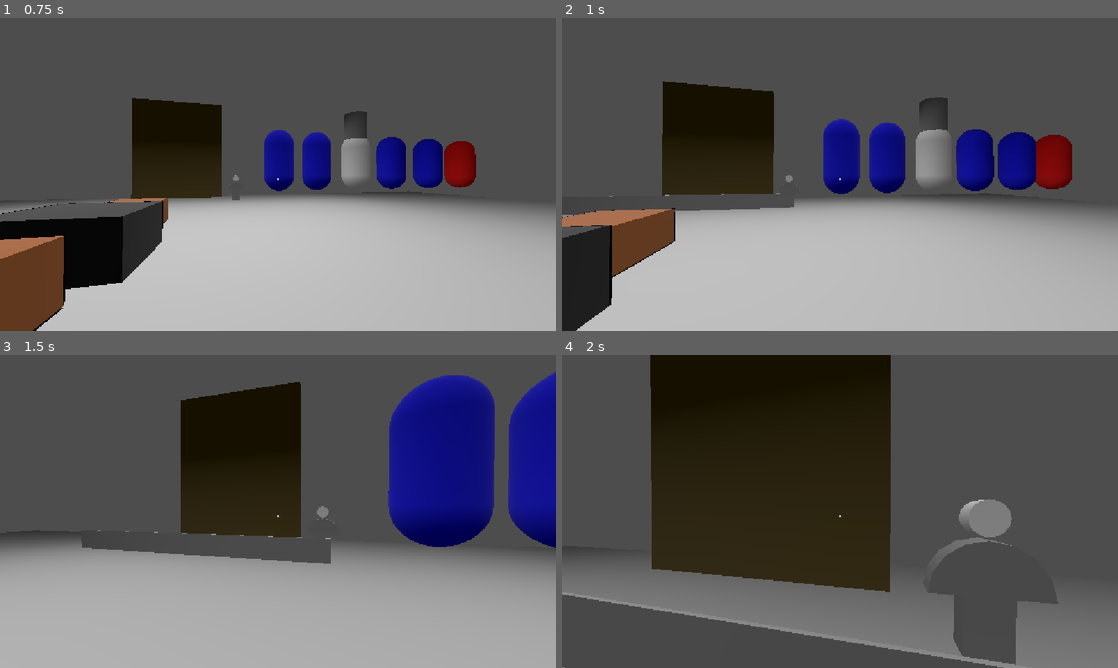
Above: before the commit, frames 1-4 (two rows, left to right).
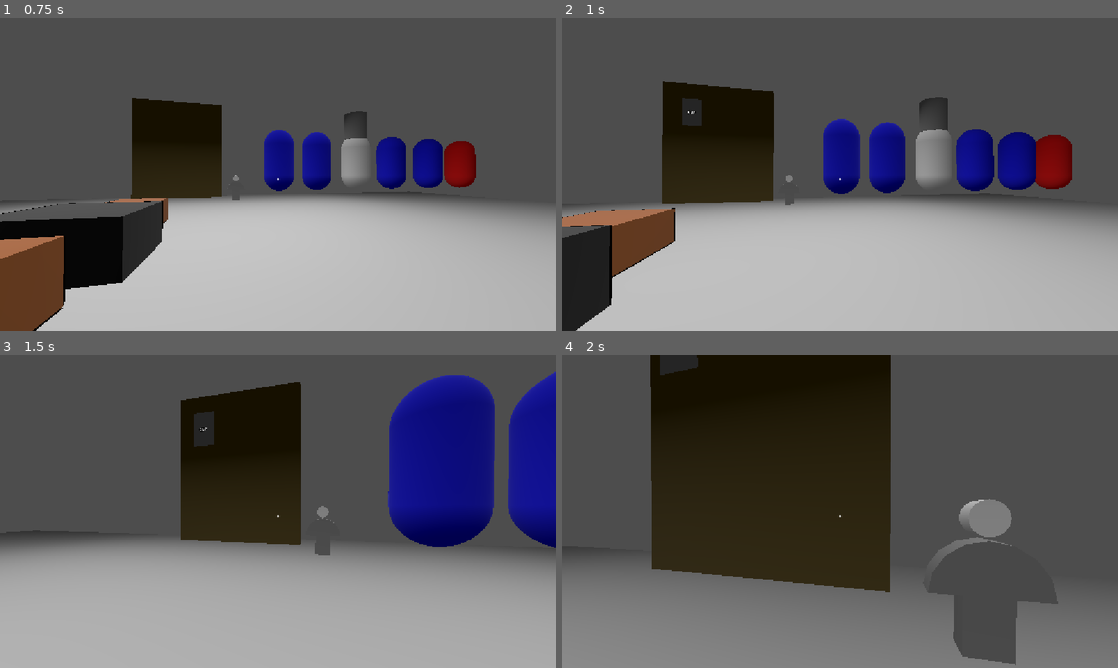
Above: after the commit, the same moments.

Repository: AlexLietha/Slacker
Game: Godot game, scene res://Scenes/test.tscn
Same seed, same stepped clock (60 frames per second), same inputs: the game is played once before the commit and once after it.
Inputs (mouse positions are in pixels of both pictures, inside the frame that each line leads up to):
- Up to frame 1 (0.75 s): tap Enter (ui_accept) at 0.5 s; move the mouse to (305, 174) at 0.52 s; hold W (moveForward) from 0.53 s (still down); right-click (305, 174) at 0.6 s
- Up to frame 2 (1 s): keep holding W (moveForward); tap Enter (ui_accept) at 0.77 s
- Up to frame 3 (1.5 s): keep holding W (moveForward); move the mouse to (250, 511) at 1.27 s; tap E (interact) at 1.35 s
- Up to frame 4 (2 s): keep holding W (moveForward); tap Enter (ui_accept) at 1.52 s

Frame 1 is identical in both runs. In frame 2, 1.6% of the frame differs, in the area x 0-42%, y 25-63%; in frame 3, 2.8%; in frame 4, 9.8%, in the area x 0-80%, y 0-100%.
Error before the commit: Invalid assignment of property or key 'text' with value of type 'String' on a base object of type 'Nil'. (res://Scripts/order_ticket.gd:20)

Commit message:
Ticket spawning and deleting work

Diff:
--- a/slacker/Scenes/order_board.tscn
+++ b/slacker/Scenes/order_board.tscn
@@ -27,28 +27,28 @@
 surface_material_override/0 = SubResource("StandardMaterial3D_nbe6a")
 
 [node name="SpawnArea" type="Node3D" parent="." unique_id=470797379]
-transform = Transform3D(1, 0, 0, 0, 1, 0, 0, 0, 1, 0, 2.2, 1.3)
+transform = Transform3D(1, 0, 0, 0, 1, 0, 0, 0, 1, 0, 2.5, 1.3)
 
 [node name="SpawnArea2" type="Node3D" parent="." unique_id=1736357543]
-transform = Transform3D(1, 0, 0, 0, 1, 0, 0, 0, 1, 0, 2.199, 0.6)
+transform = Transform3D(1, 0, 0, 0, 1, 0, 0, 0, 1, 0, 2.5, 0.6)
 
 [node name="SpawnArea3" type="Node3D" parent="." unique_id=407160403]
-transform = Transform3D(1, 0, 0, 0, 1, 0, 0, 0, 1, 0, 2.2, 0)
+transform = Transform3D(1, 0, 0, 0, 1, 0, 0, 0, 1, 0, 2.5, -0.1)
 
 [node name="SpawnArea4" type="Node3D" parent="." unique_id=1503157497]
-transform = Transform3D(1, 0, 0, 0, 1, 0, 0, 0, 1, 0, 1.3, 1.3)
+transform = Transform3D(1, 0, 0, 0, 1, 0, 0, 0, 1, 0, 1.5, 1.3)
 
 [node name="SpawnArea5" type="Node3D" parent="." unique_id=2044029552]
-transform = Transform3D(1, 0, 0, 0, 1, 0, 0, 0, 1, 0, 1.3, 0.6)
+transform = Transform3D(1, 0, 0, 0, 1, 0, 0, 0, 1, 0, 1.5, 0.6)
 
 [node name="SpawnArea6" type="Node3D" parent="." unique_id=602047097]
-transform = Transform3D(1, 0, 0, 0, 1, 0, 0, 0, 1, 0, 1.3, 0)
+transform = Transform3D(1, 0, 0, 0, 1, 0, 0, 0, 1, 0, 1.5, -0.1)
 
 [node name="SpawnArea7" type="Node3D" parent="." unique_id=1248106958]
-transform = Transform3D(1, 0, 0, 0, 1, 0, 0, 0, 1, 0, 0.15, 1.3)
+transform = Transform3D(1, 0, 0, 0, 1, 0, 0, 0, 1, 0, 0.5, 1.3)
 
 [node name="SpawnArea8" type="Node3D" parent="." unique_id=676461083]
-transform = Transform3D(1, 0, 0, 0, 1, 0, 0, 0, 1, 0, 0.15, 0.6)
+transform = Transform3D(1, 0, 0, 0, 1, 0, 0, 0, 1, 0, 0.5, 0.6)
 
 [node name="SpawnArea9" type="Node3D" parent="." unique_id=318410281]
-transform = Transform3D(1, 0, 0, 0, 1, 0, 0, 0, 1, 0, 0.15, 0)
+transform = Transform3D(1, 0, 0, 0, 1, 0, 0, 0, 1, 0, 0.5, -0.1)
--- a/slacker/Scenes/order_ticket.tscn
+++ b/slacker/Scenes/order_ticket.tscn
@@ -6,7 +6,6 @@
 size = Vector3(0.002, 0.75, 0.5)
 
 [node name="OrderTicket" type="Area3D" unique_id=978316633 node_paths=PackedStringArray("label3d")]
-transform = Transform3D(10, 0, 0, 0, 10, 0, 0, 0, 10, 0, 0, 0)
 script = ExtResource("1_w36pu")
 label3d = NodePath("OrderText")
 
@@ -19,7 +18,7 @@
 size = Vector3(0.002, 0.75, 0.5)
 
 [node name="OrderText" type="Label3D" parent="." unique_id=198296233]
-transform = Transform3D(-4.371139e-08, 0, 1, 0, 1, 0, -1, 0, -4.371139e-08, 0.1, -0.4966582, 0)
+transform = Transform3D(-4.371139e-08, 0, 1, 0, 1, 0, -1, 0, -4.371139e-08, 0.01, -0.497, 0)
 text = " Order #1:
 One Burger with fries "
 font_size = 20
--- a/slacker/Scripts/order_board.gd
+++ b/slacker/Scripts/order_board.gd
@@ -3,11 +3,13 @@
 
 @export var OrderSpots: Array[Node3D]
 var ticket_scene : PackedScene = preload("res://Scenes/order_ticket.tscn")
+var spawnSpot: int = 0
 
 # Called when the node enters the scene tree for the first time.
 func _ready() -> void:
 	pass # Replace with function body.
 	OrderManager.StartedOrder.connect(_spawnTicket)
+	OrderManager.CompletedOrder.connect(_deleteTicket)
 
 
 # Called every frame. 'delta' is the elapsed time since the previous frame.
@@ -15,14 +17,26 @@
 	pass
 func _spawnTicket(order: Order) -> void:
 
-	var label = OrderTicket.new()
 	print("Making Ticket")
 	var ticket = ticket_scene.instantiate()
-	label.Set_Text(order.GetEntree().GetName())
+	add_child(ticket)
+	ticket.Move_Ticket(OrderSpots[spawnSpot%9].position)
+	spawnSpot += 1
+	ticket.Set_Owner(order)
+	ticket.Set_Text(order.GetEntree().GetName())
 	print(order.GetEntree().GetName()+" On ticket")
 	print("Ticket Made")
+	print(get_children())
 	#ticket.transform.origin = Vector3.ZERO
-	add_child(ticket)
+
+func _deleteTicket(order: Order)-> void:
+	print("start killing")
+	for child in get_children():
+		if child is OrderTicket&&child.order == order:
+			child.queue_free()
+			print("Delete complete!")
+		else:
+			continue
 
 
 	#for i in OrderSpots.size():
--- a/slacker/Scripts/order_ticket.gd
+++ b/slacker/Scripts/order_ticket.gd
@@ -2,11 +2,12 @@
 class_name OrderTicket
 
 @export var label3d: Label3D
+var order: Order
 
 # Called when the node enters the scene tree for the first time.
 func _ready() -> void:
 	Set_Text("Press E To Start")
-	position = Vector3(1,1,1)
+	position = Vector3(1,10,1)
 	print(position)
 	#OrderList.AddOrder()
 
@@ -16,5 +17,10 @@
 	pass
 
 func Set_Text(newText: String) -> void:
-	if Label3D:
+	if label3d:
 		label3d.text = newText
+
+func Set_Owner(orderName: Order) -> void:
+	order = orderName
+func Move_Ticket(pos: Vector3)-> void:
+	position = pos
